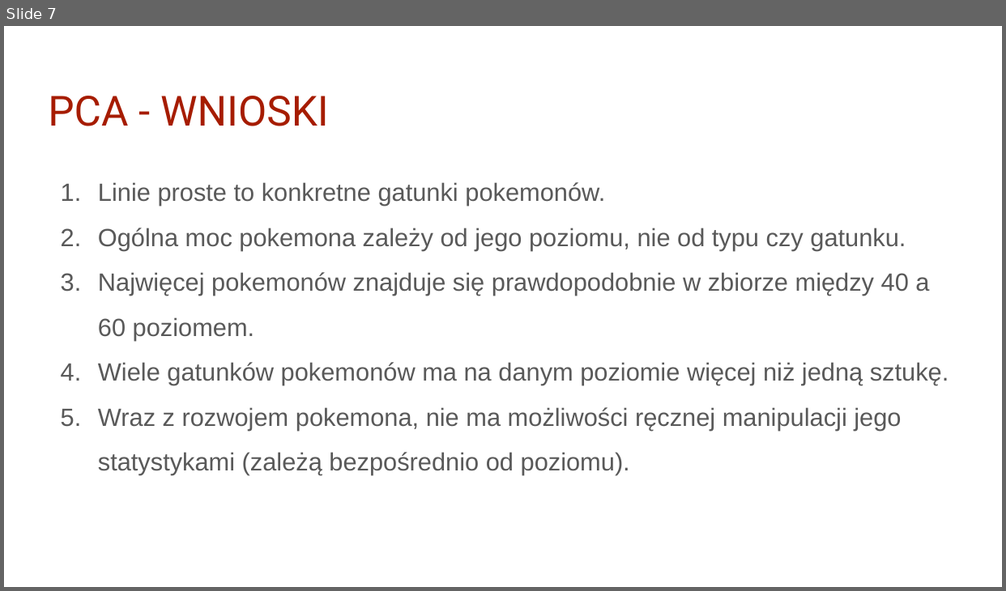
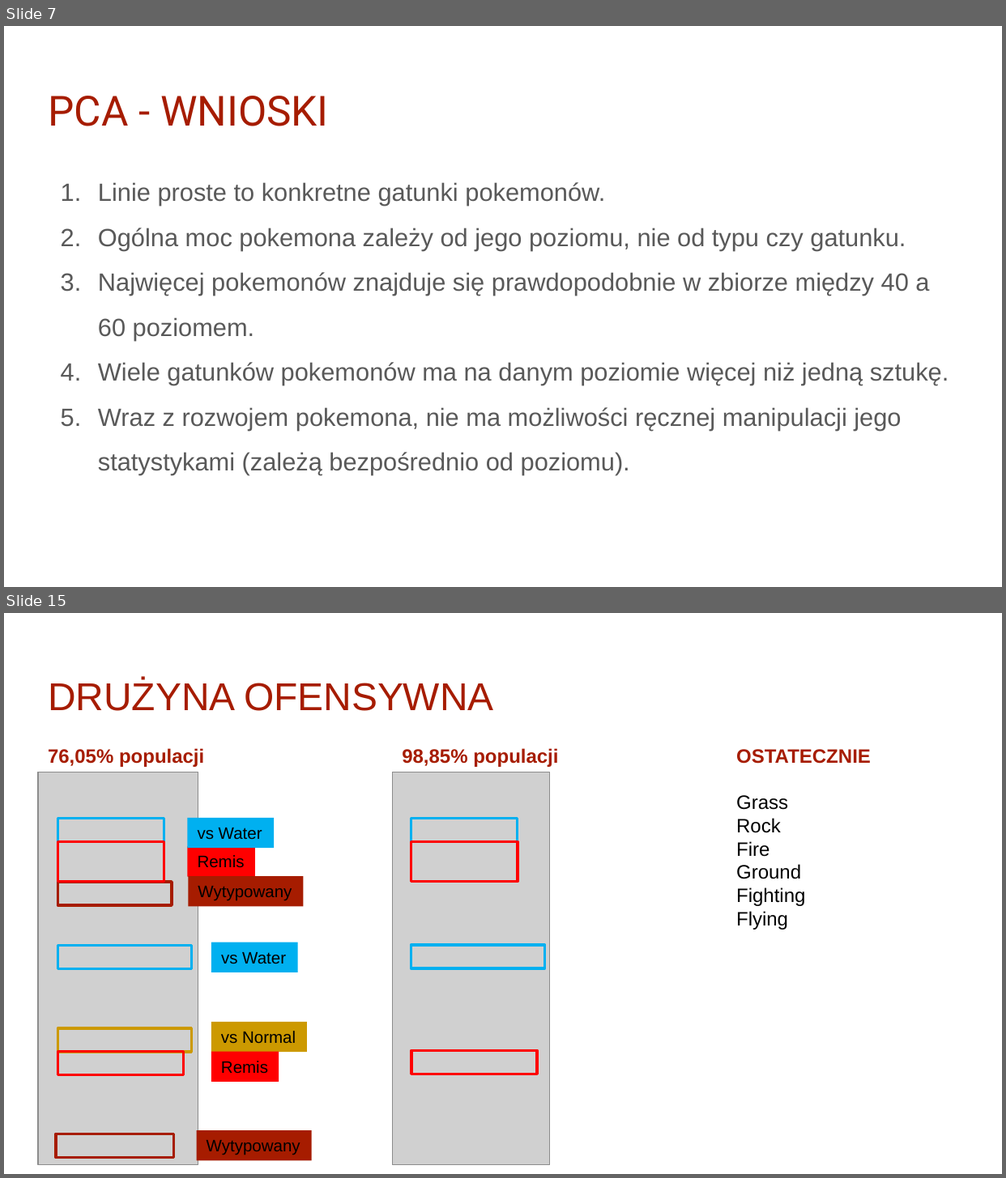
Before and after one commit to infoshareacademy/jdsz4-pg_team, a slide deck: python_project/03 presentation/Pokemony iSA Python.pptx. Shown one above the other, each under a label of ours: slide 7 before the commit, slides 7 and 15 after it; the slides between them are not shown. The pictures are 1006x591 and 1006x1178 pixels, drawn with LibreOffice and Linux fonts; fonts in the diff are those of the drawing; grey boxes stand for pictures; background and template pictures are left out. Boxes give left, top, right and bottom in pixels: in the first picture for what was removed or moved away, otherwise in the second. Text is boxed around its words. In the diff, an @@ line names an element or a change of style, - is before the commit and + after.

Commit message:
Presentation completed

```diff
--- a/python_project/03 presentation/Pokemony iSA Python.pptx
+++ b/python_project/03 presentation/Pokemony iSA Python.pptx
@@ slide 15 added at (4, 613, 1002, 1174), background #FFFFFF @@
@@ title added at (48, 679, 493, 711), 28 pt, text #A61C00 @@
+DRUŻYNA OFENSYWNA
@@ text added at (48, 748, 204, 767), 14 pt, text #A61C00, bold @@
+76,05% populacji
@@ text added at (402, 748, 558, 767), 14 pt, text #A61C00, bold @@
+98,85% populacji
@@ text added at (736, 749, 871, 930), 14 pt, text #000000 @@
+OSTATECZNIE
+    Grass
+    Rock
+    Fire
+    Ground
+    Fighting
+    Flying
@@ picture added at (38, 773, 198, 1166) @@
@@ picture added at (392, 773, 550, 1166) @@
@@ rectangle added at (58, 819, 164, 842), outline #00B0F0 2 pt @@
@@ rectangle added at (188, 818, 275, 848), fill #00B0F0, 12 pt, text #000000 @@
+vs Water
@@ rectangle added at (411, 819, 517, 842), outline #00B0F0 2 pt @@
@@ rectangle added at (58, 841, 164, 881), outline #FF0000 2 pt @@
@@ rectangle added at (188, 846, 255, 876), fill #FF0000, 12 pt, text #000000 @@
+Remis
@@ rectangle added at (411, 841, 518, 881), outline #FF0000 2 pt @@
@@ rectangle added at (189, 876, 304, 906), fill #A61C00, 12 pt, text #000000 @@
+Wytypowany
@@ rectangle added at (58, 883, 172, 906), outline #A61C00 2 pt @@
@@ rectangle added at (58, 945, 192, 969), outline #00B0F0 2 pt @@
@@ rectangle added at (211, 943, 298, 973), fill #00B0F0, 12 pt, text #000000 @@
+vs Water
@@ rectangle added at (411, 945, 545, 969), outline #00B0F0 2 pt @@
@@ rectangle added at (211, 1022, 308, 1052), fill #CC9900, 12 pt, text #000000 @@
+vs Normal
@@ rectangle added at (58, 1029, 192, 1053), outline #CC9900 2 pt @@
@@ rectangle added at (58, 1052, 184, 1076), outline #FF0000 2 pt @@
@@ rectangle added at (211, 1052, 279, 1082), fill #FF0000, 12 pt, text #000000 @@
+Remis
@@ rectangle added at (411, 1051, 537, 1075), outline #FF0000 2 pt @@
@@ rectangle added at (56, 1134, 173, 1158), outline #A61C00 2 pt @@
@@ rectangle added at (197, 1131, 311, 1161), fill #A61C00, 12 pt, text #000000 @@
+Wytypowany
```
Also in this commit, not shown: 12 other slides added.
